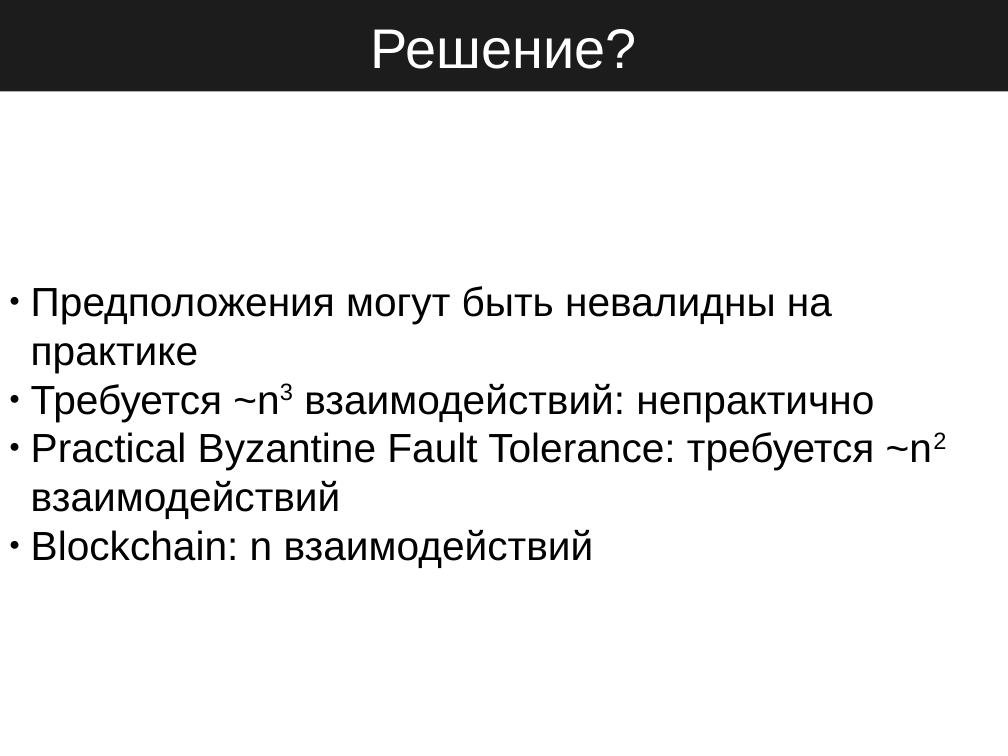
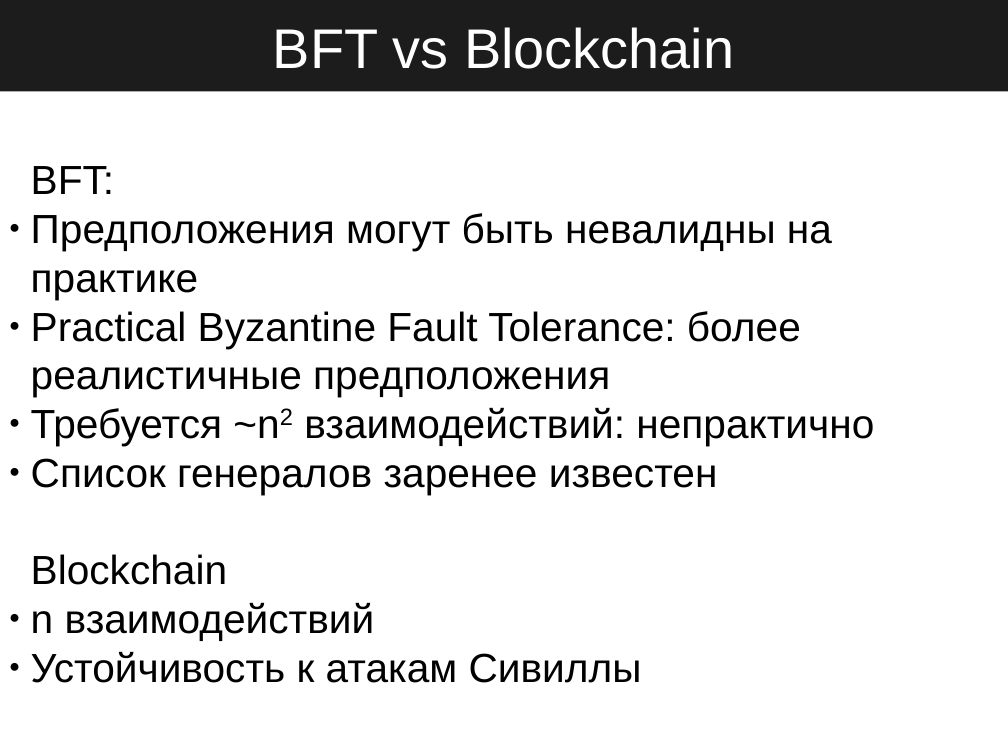
Before and after one commit to StateProof/blockchainClass, a slide deck: slide 16 of executive/1.Intro.odp. Drawn at 1008x756 pixels with LibreOffice and Linux fonts; fonts in the diff are those of the drawing. Boxes give left, top, right and bottom in pixels: in the first picture for what was removed or moved away, otherwise in the second. Text is boxed around its words. In the diff, an @@ line names an element or a change of style, - is before the commit and + after.

Commit message:
Lecture 3

```diff
--- a/executive/1.Intro.odp
+++ b/executive/1.Intro.odp
@@ title at [273, 27, 734, 69]: text changed @@
-Решение?
+BFT vs Blockchain
@@ subtitle at [31, 166, 114, 194]: paragraph added @@
+BFT:
@@ subtitle at [31, 311, 874, 683]: text changed @@
-● Требуется ~n3 взаимодействий: непрактично
-● Practical Byzantine Fault Tolerance: требуется ~n2 взаимодействий
-● Blockchain: n взаимодействий
+● Practical Byzantine Fault Tolerance: более реалистичные предположения
+● Требуется ~n2 взаимодействий: непрактично
+● Список генералов заренее известен
+Blockchain
+● n взаимодействий
+● Устойчивость к атакам Сивиллы
```
Also in this commit, not shown: 4 other files.
